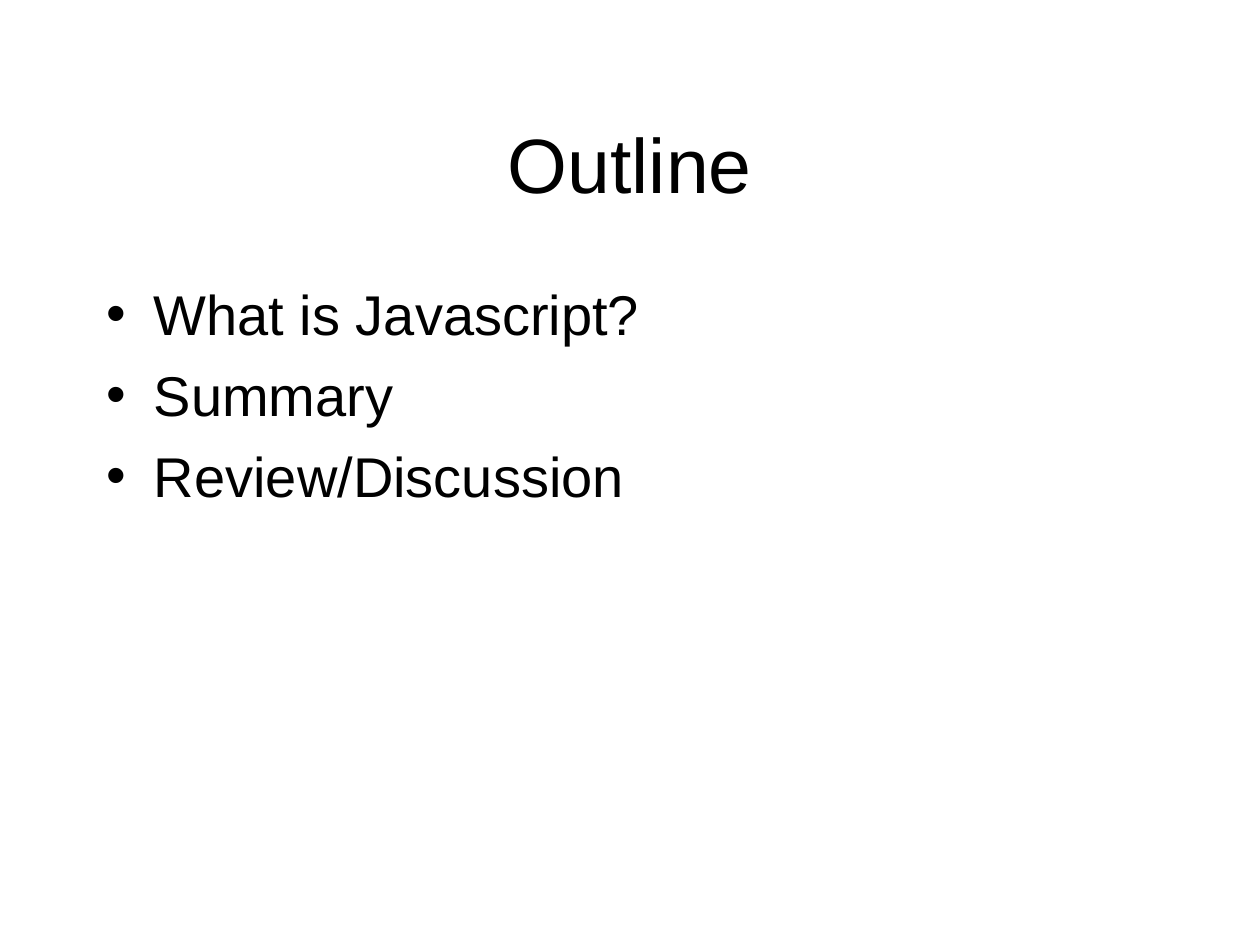
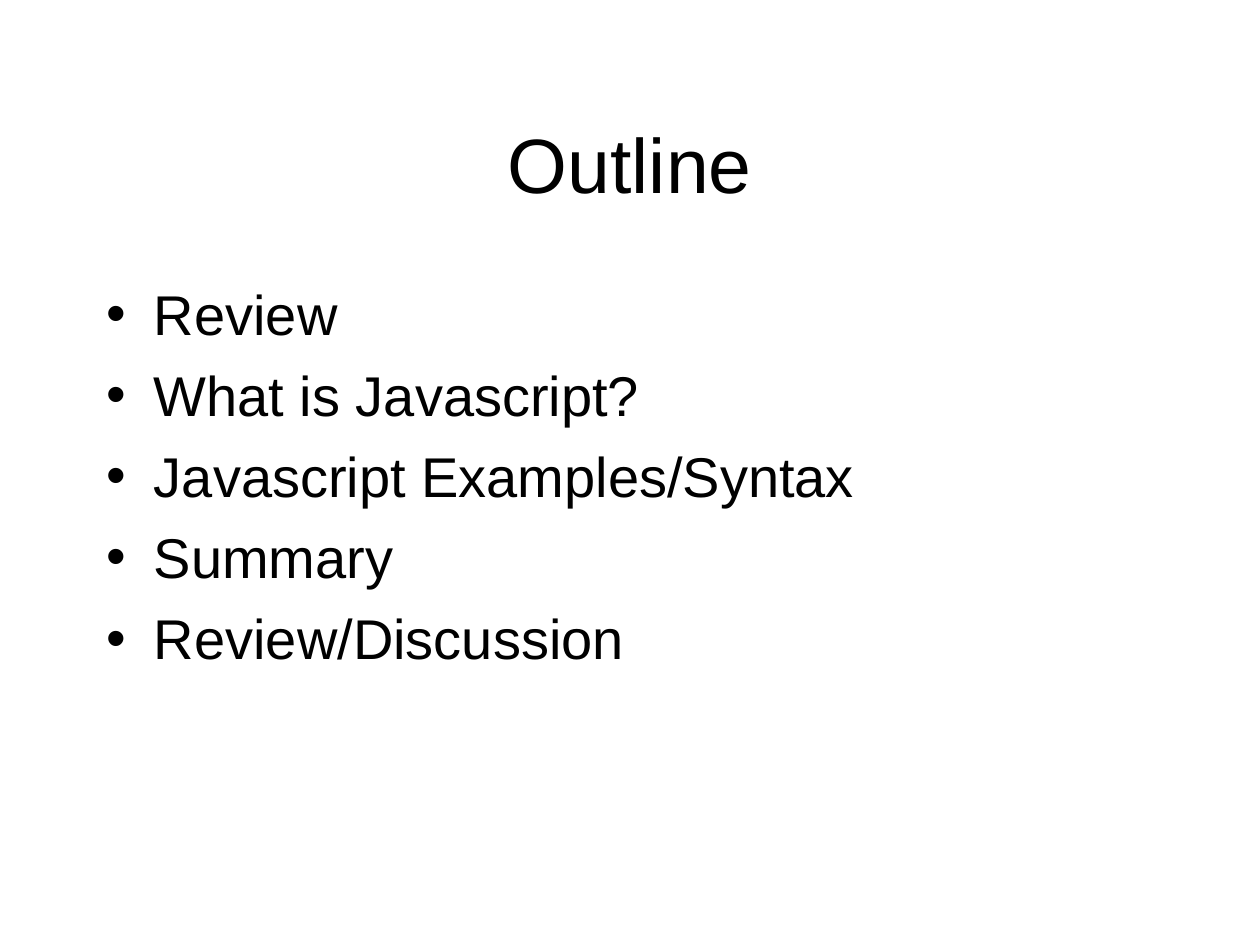
Before and after one commit to octaviordz/zjnu2017.github.io, a slide deck: slide 3 of WAD/lectures/090--Introduction.to.Javascript.pptx (slide 2 before the commit). Drawn at 1260x945 pixels with LibreOffice and Linux fonts; fonts in the diff are those of the drawing. Boxes give left, top, right and bottom in pixels: in the first picture for what was removed or moved away, otherwise in the second. Text is boxed around its words. In the diff, an @@ line names an element or a change of style, - is before the commit and + after.

```diff
--- a/WAD/lectures/090--Introduction.to.Javascript.pptx
+++ b/WAD/lectures/090--Introduction.to.Javascript.pptx
@@ text at [154,294,338,336]: paragraph added @@
+• Review
@@ text at [154,456,853,508]: paragraph added @@
+• Javascript Examples/Syntax
```
Also in this commit, not shown: 2 slides added, 7 other files.
